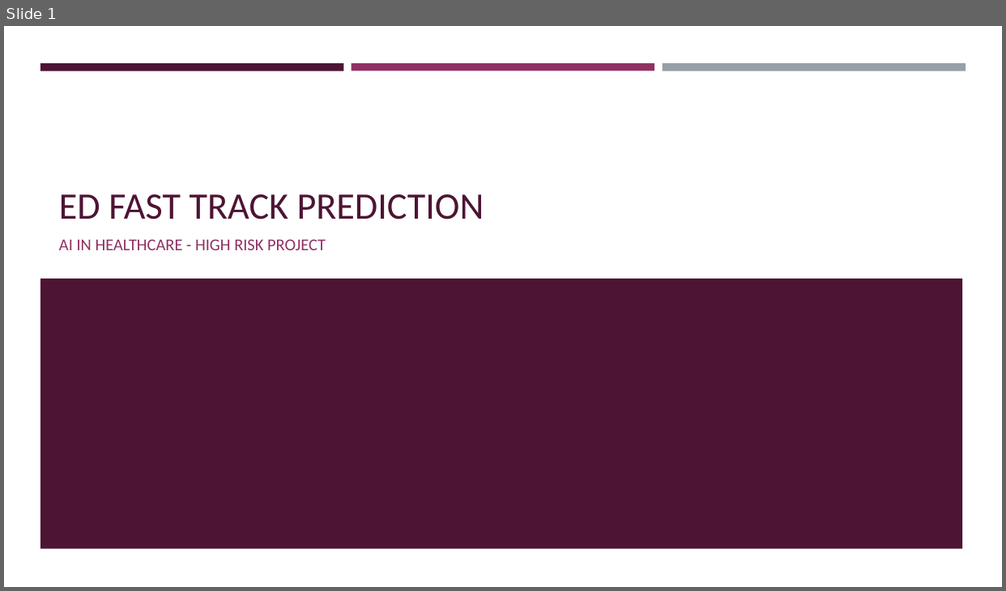
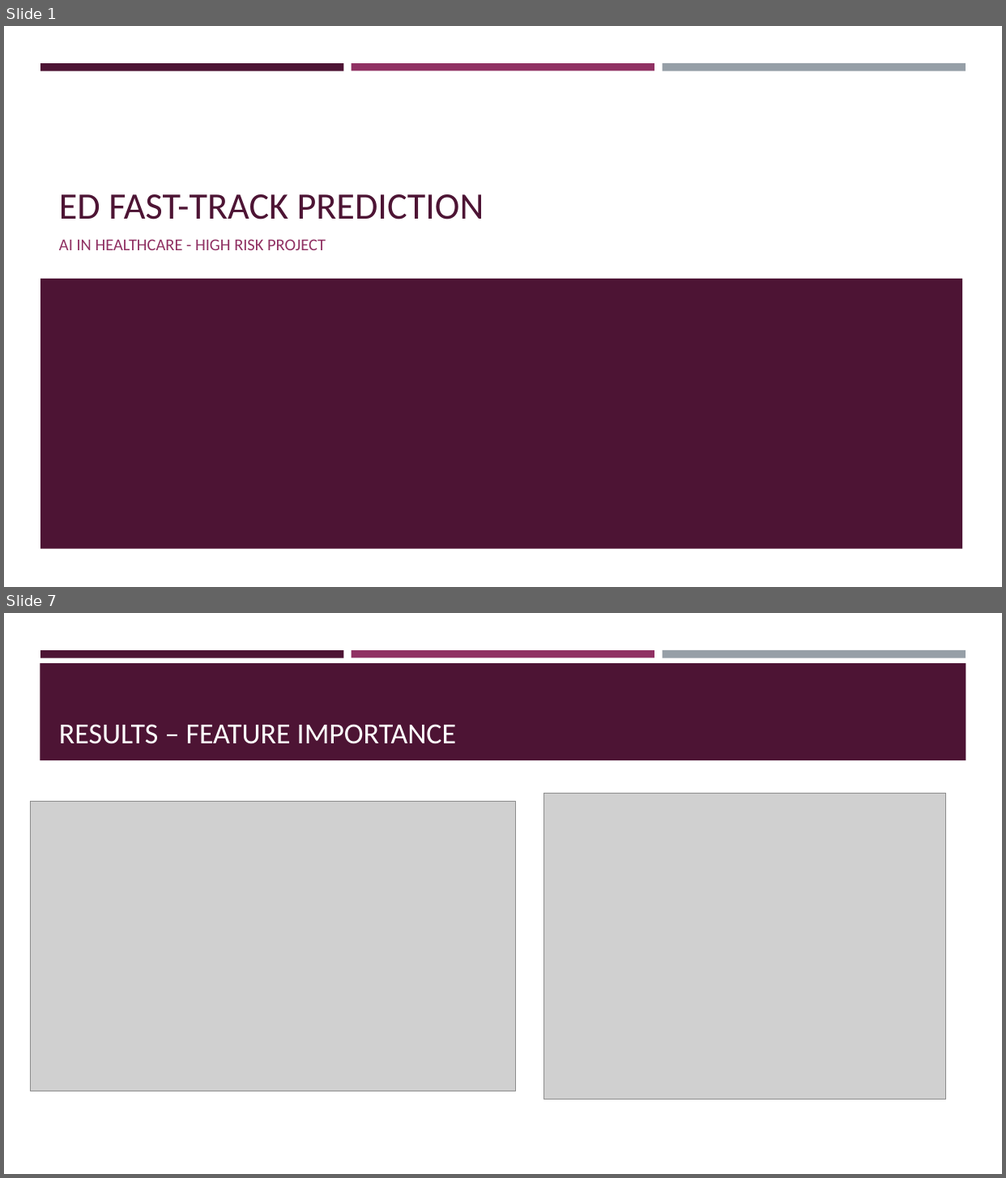
Before and after one commit to Owenx25/UT_AiInHealthcare, a slide deck: HIGH_RISK_PROJECT/HIGH_RISK_PROJECT_SLIDES.pptx. Shown one above the other, each under a label of ours: slide 1 before the commit, slides 1 and 7 after it; the slides between them are not shown. The pictures are 1006x591 and 1006x1178 pixels, drawn with LibreOffice and Linux fonts; fonts in the diff are those of the drawing; grey boxes stand for pictures. Boxes give left, top, right and bottom in pixels: in the first picture for what was removed or moved away, otherwise in the second. Text is boxed around its words. In the diff, an @@ line names an element or a change of style, - is before the commit and + after.

```diff
--- a/HIGH_RISK_PROJECT/HIGH_RISK_PROJECT_SLIDES.pptx
+++ b/HIGH_RISK_PROJECT/HIGH_RISK_PROJECT_SLIDES.pptx
@@ slide 7 added at <box>4,613,1002,1174</box>, background #FFFFFF; not listed: 3 template elements that a slide beside it also shows @@
@@ rectangle added at <box>40,663,966,760</box>, fill #4D1434 @@
@@ title added at <box>59,724,456,744</box>, 28 pt, text #FFFFFF @@
+RESULTS – FEATURE IMPORTANCE
@@ picture added at <box>30,802,516,1092</box> @@
@@ picture added at <box>544,793,947,1100</box> @@
@@ slide 1 changed as well @@
@@ title at <box>59,194,484,220</box>: text changed @@
-ED FAST TRACK PREDICTION
+ED FAST-TRACK PREDICTION
```
Also in this commit, not shown: 6 other slides added, 1 slide removed, 6 other files.
